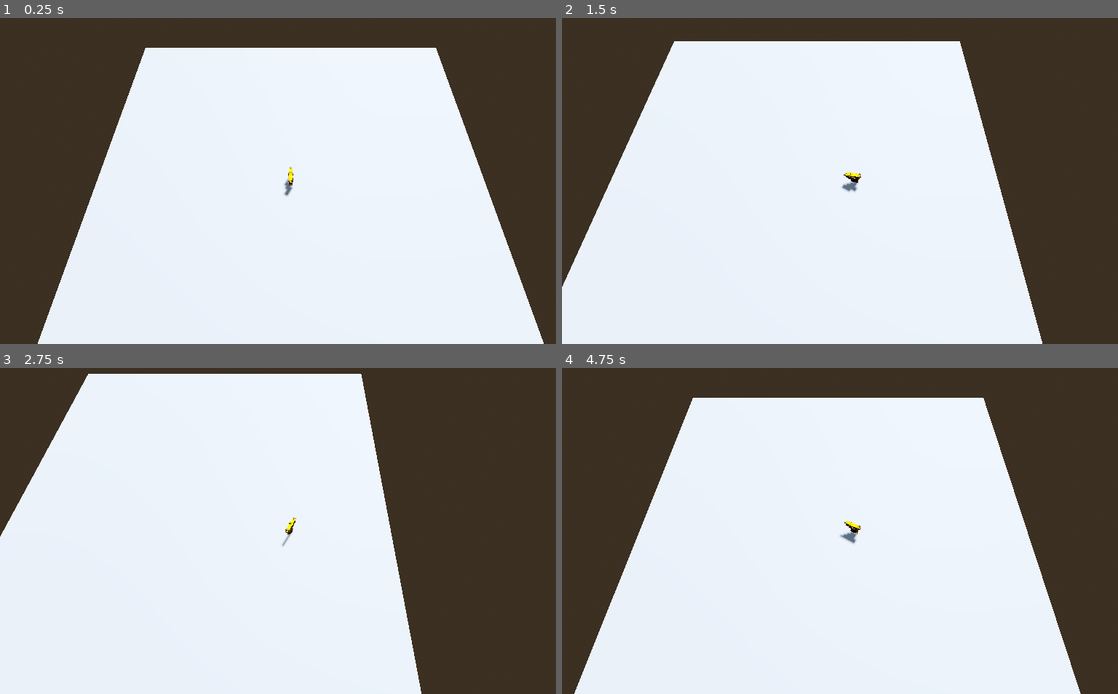
Above: before the commit, frames 1-4 (two rows, left to right).
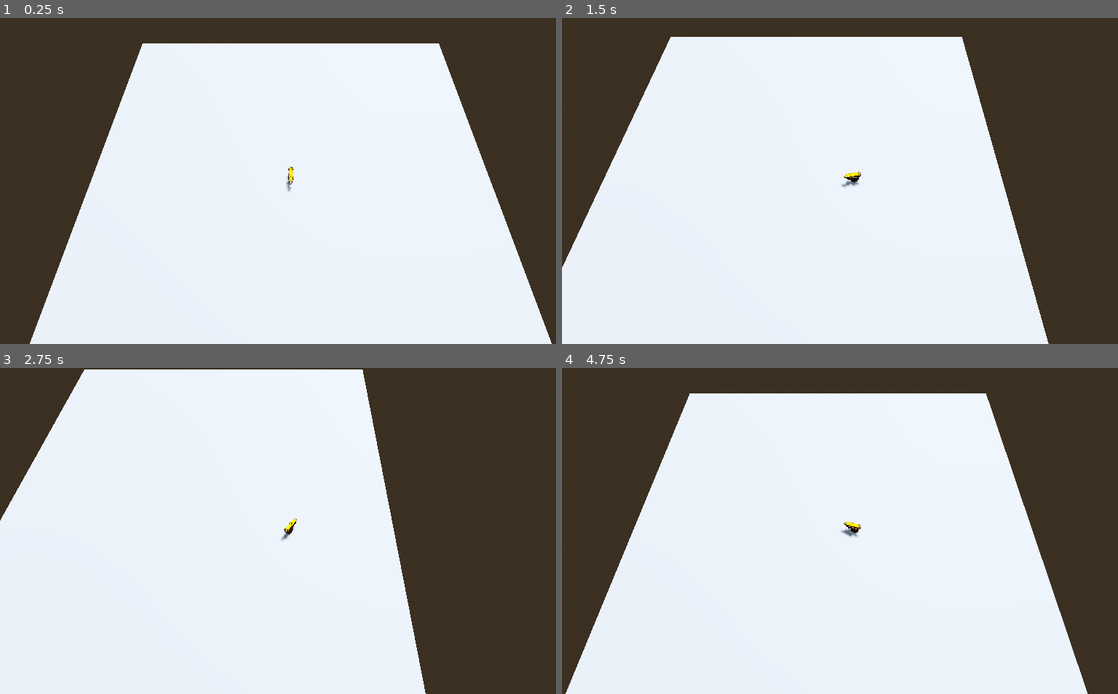
Above: after the commit, the same moments.

Repository: dama33/SkuntPOC
Game: Godot game, scene res://Sample World.tscn
Same seed, same stepped clock (60 frames per second), same inputs: the game is played once before the commit and once after it.
Inputs (mouse positions are in pixels of both pictures, inside the frame that each line leads up to):
- Up to frame 1 (0.25 s): no input
- Up to frame 2 (1.5 s): tap Enter at 0.5 s; move the mouse to (979, 164) at 0.52 s; hold D (right) 0.53-1.28 s; move the mouse to (734, 197) at 1.27 s; hold S (backward) from 1.28 s (still down)
- Up to frame 3 (2.75 s): move the mouse to (350, 459) at 2.02 s; release S (backward) at 2.03 s; hold D (right) from 2.03 s (still down)
- Up to frame 4 (4.75 s): move the mouse to (823, 596) at 2.77 s; release D (right) at 2.78 s; hold W (forward) 2.78-3.53 s; move the mouse to (1029, 579) at 3.52 s; hold A (left) from 3.53 s (still down); move the mouse to (678, 482) at 4.27 s

The runs differ from the first frame. In frame 1, 2.8% of the frame differs, in the area x 5-100%, y 7-100%; in frame 2, 2.5%; in frame 3, 1.9%; in frame 4, 2.9%, in the area x 0-95%, y 7-100%.

Commit message:
fixed player, added npc in progress

Diff:
--- /dev/null
+++ b/NPC.tscn
@@ -0,0 +1,33 @@
+[gd_scene load_steps=7 format=3 uid="uid://w8wuwprny2ju"]
+
+[sub_resource type="StandardMaterial3D" id="StandardMaterial3D_d3vo3"]
+albedo_color = Color(0.866667, 0, 0.0705882, 1)
+
+[sub_resource type="CapsuleMesh" id="CapsuleMesh_2887j"]
+material = SubResource("StandardMaterial3D_d3vo3")
+
+[sub_resource type="StandardMaterial3D" id="StandardMaterial3D_sei3x"]
+albedo_color = Color(0.639216, 0.639216, 0.639216, 0.733333)
+
+[sub_resource type="BoxMesh" id="BoxMesh_1j3gf"]
+material = SubResource("StandardMaterial3D_sei3x")
+
+[sub_resource type="StandardMaterial3D" id="StandardMaterial3D_36c6x"]
+albedo_color = Color(0.866667, 0, 0.0705882, 1)
+
+[sub_resource type="BoxMesh" id="BoxMesh_mk76l"]
+material = SubResource("StandardMaterial3D_36c6x")
+size = Vector3(1.25, 1, 1)
+
+[node name="NPC" type="CharacterBody3D"]
+
+[node name="MeshInstance3D" type="MeshInstance3D" parent="."]
+mesh = SubResource("CapsuleMesh_2887j")
+
+[node name="MeshInstance3D" type="MeshInstance3D" parent="MeshInstance3D"]
+transform = Transform3D(0.5, 0, 0, 0, 0.5, 0, 0, 0, 0.5, 0, 0.496617, 0.337102)
+mesh = SubResource("BoxMesh_1j3gf")
+
+[node name="MeshInstance3D2" type="MeshInstance3D" parent="MeshInstance3D"]
+transform = Transform3D(0.5, 0, 0, 0, 0.5, 0, 0, 0, 0.5, 0, 0.224828, -0.357866)
+mesh = SubResource("BoxMesh_mk76l")
--- a/Sample World.tscn
+++ b/Sample World.tscn
@@ -28,9 +28,8 @@
 use_collision = true
 size = Vector3(50, 1, 50)
 
-[node name="Gun" parent="." node_paths=PackedStringArray("level_camera") instance=ExtResource("1_vqsxg")]
+[node name="Player" parent="." instance=ExtResource("1_vqsxg")]
 transform = Transform3D(1, 0, 0, 0, 1, 0, 0, 0, 1, 0, 1, 0)
-level_camera = NodePath("../LevelCamera")
 
 [node name="LevelCamera" type="Camera3D" parent="."]
 transform = Transform3D(1, 0, 0, 0, 0.5, 0.866025, 0, -0.866025, 0.5, 0, 25, 10)
--- /dev/null
+++ b/Scripts/NPC.gd
@@ -0,0 +1,23 @@
+extends Node
+
+@export var movement_script: GDScript
+
+@export var health = 5
+@export var walkspeed = 10
+
+var velocity = Vector3.ZERO
+var direction = Vector3.BACK
+
+enum STATES {WALKING, TALKING}
+
+# Called when the node enters the scene tree for the first time.
+func _ready():
+	pass # Replace with function body.
+
+
+# Called every frame. 'delta' is the elapsed time since the previous frame.
+func _process(delta):
+	pass
+
+func change_states(new_state):
+	pass
--- a/Scripts/Player.gd
+++ b/Scripts/Player.gd
@@ -13,27 +13,28 @@
 @onready var camera:= $Camera
 
 func _physics_process(delta):
+
+	velocity.x = 0
+	velocity.z = 0
 	# Add the gravity.
 	if not is_on_floor():
 		velocity.y -= gravity * delta
 
-	velocity = Vector3.ZERO
 	velocity.x += Input.get_axis("left", "right")
 	velocity.z += Input.get_axis("forward", "backward")
 	velocity = velocity.normalized()*500.0*delta
-	level_camera.position = position
-	level_camera.position.y += 25
-	level_camera.position.z += 10
 	move_and_slide()
 
 	var mouse_position = get_viewport().get_mouse_position()
-	ray_origin = level_camera.project_ray_origin(mouse_position)
-	ray_target = ray_origin + level_camera.project_ray_normal(mouse_position)*1000
+	ray_origin = camera.project_ray_origin(mouse_position)
+	ray_target = ray_origin + camera.project_ray_normal(mouse_position)*100
 
 	var space_state = get_world_3d().direct_space_state
-	var intersection = space_state.intersect_ray(PhysicsRayQueryParameters3D.create(ray_origin, ray_target))
+	var intersection = space_state.intersect_ray(PhysicsRayQueryParameters3D.create(ray_origin, ray_target,1))
+	var ray := RayCast3D.new()
 	if(intersection.get("position") != null):
 		var pos = intersection.get("position")
 		var view_angle = Vector3(pos.x, position.y, pos.z)
 		look_at(view_angle)
+		print(view_angle)
 		camera.look_at_from_position(Vector3(position.x, position.y+25, position.z+10), position, Vector3.UP)
--- a/project.godot
+++ b/project.godot
@@ -47,3 +47,8 @@
 "events": [null, Object(InputEventKey,"resource_local_to_scene":false,"resource_name":"","device":-1,"window_id":0,"alt …(185 unchanged characters)…
 ]
 }
+interact={
+"deadzone": 0.5,
+"events": [Object(InputEventKey,"resource_local_to_scene":false,"resource_name":"","device":-1,"window_id":0,"alt_pressed":false,"shift_pressed":false,"ctrl_pressed":false,"meta_pressed":false,"pressed":false,"keycode":0,"physical_keycode":69,"key_label":0,"unicode":101,"echo":false,"script":null)
+]
+}
Not shown, changed: .gitignore
